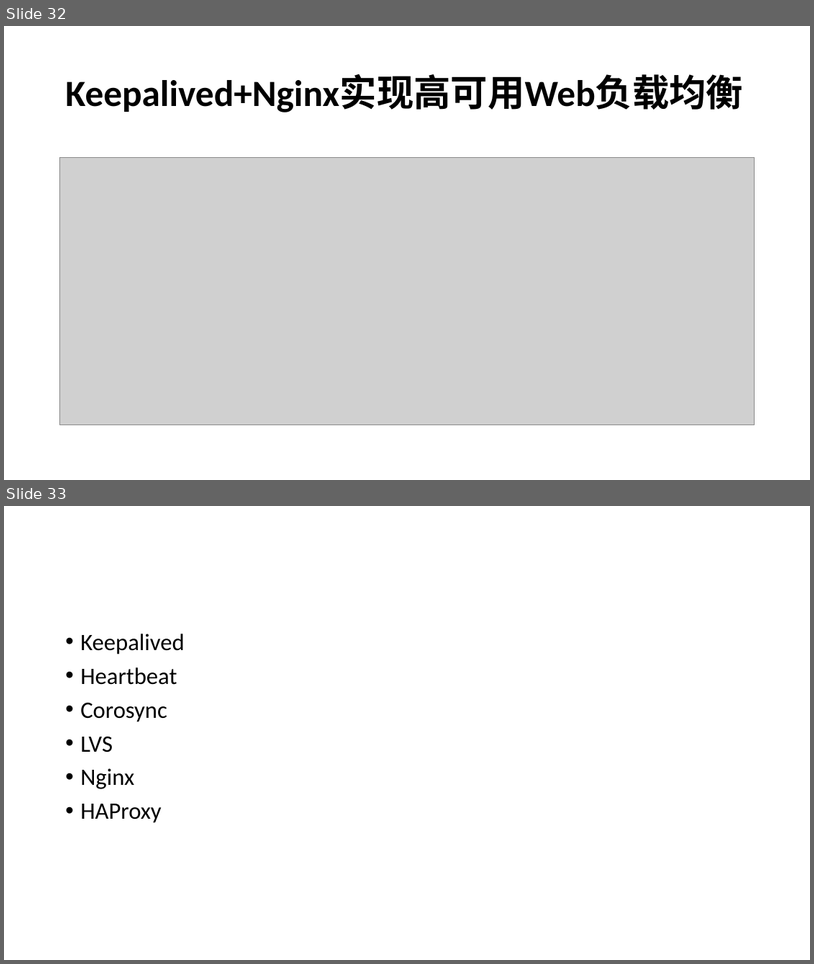
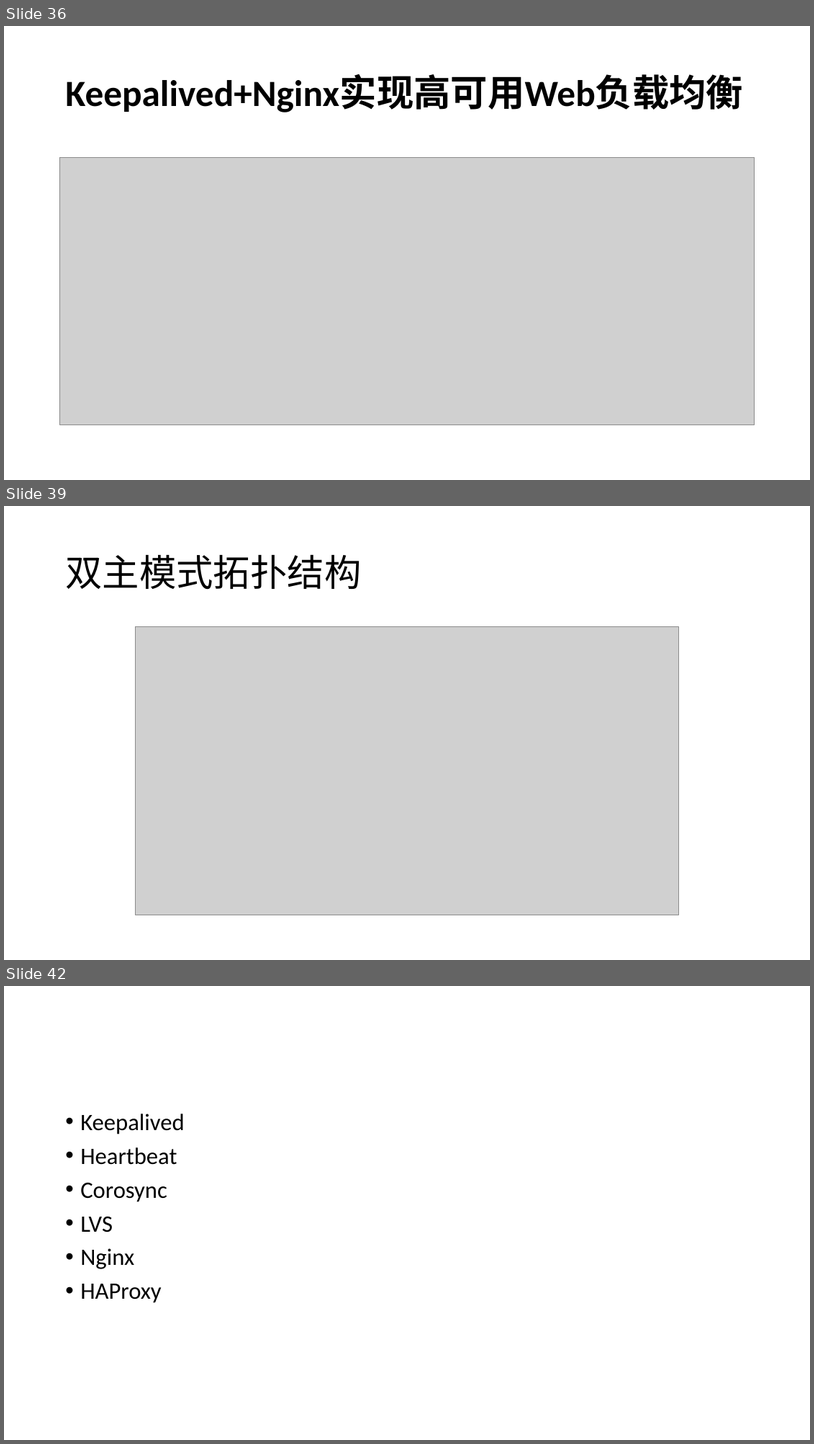
Before and after one commit to airuitian/MicroService, a slide deck: spring-cloud/Nginx.pptx. Shown one above the other, each under a label of ours: slides 32 and 33 before the commit, slides 36, 39 and 42 after it; the slides between them are not shown. The pictures are 814x964 and 814x1444 pixels, drawn with LibreOffice and Linux fonts; fonts in the diff are those of the drawing; grey boxes stand for pictures. Boxes give left, top, right and bottom in pixels: in the first picture for what was removed or moved away, otherwise in the second. Text is boxed around its words. In the diff, an @@ line names an element or a change of style, - is before the commit and + after.

```diff
--- a/spring-cloud/Nginx.pptx
+++ b/spring-cloud/Nginx.pptx
@@ slide 39 added at bbox=[4, 506, 810, 960], background #FFFFFF @@
@@ title added at bbox=[65, 554, 361, 590], 44 pt, text #000000 @@
+双主模式拓扑结构
@@ picture added at bbox=[135, 627, 679, 915] @@
@@ what was slide 32 is now slide 36 @@
@@ what was slide 33 is now slide 42 @@
```
Also in this commit, not shown: 1 slide changed, 8 other slides added, 19 other files.
